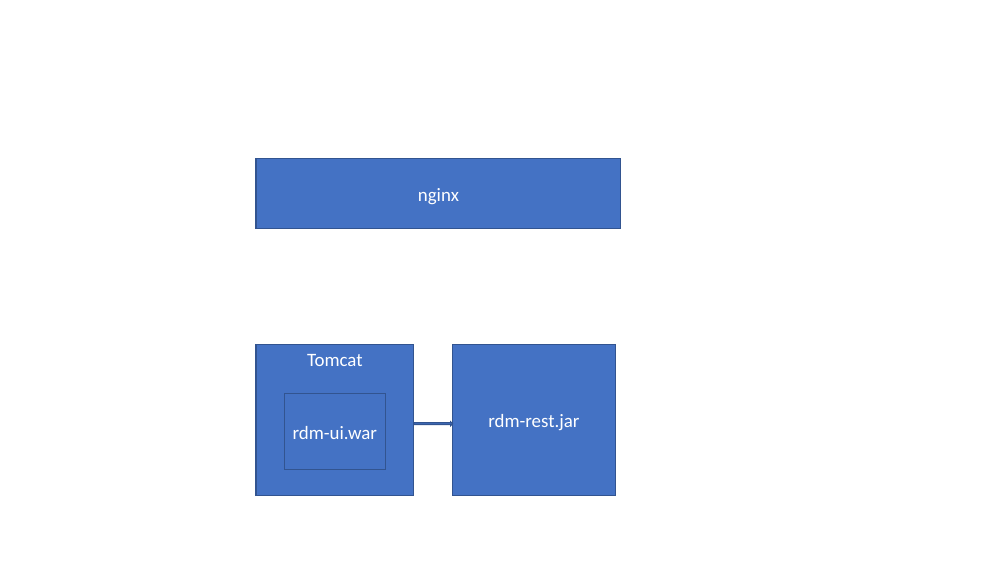
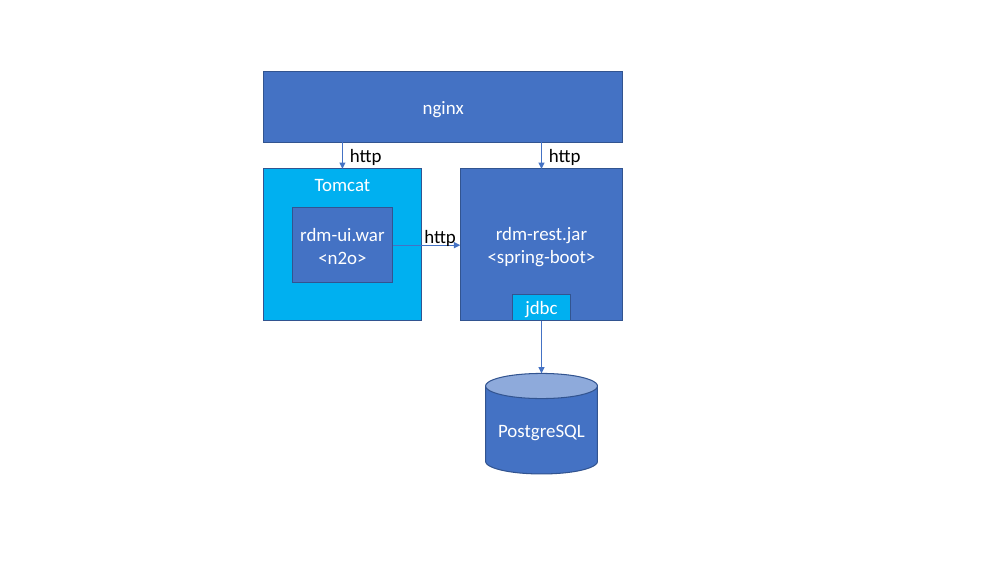
Before and after one commit to i-novus-llc/rdm, a slide deck: slide 2 of rdm-docs/rdm.pptx. Drawn at 1008x567 pixels with LibreOffice and Linux fonts; fonts in the diff are those of the drawing. Boxes give left, top, right and bottom in pixels: in the first picture for what was removed or moved away, otherwise in the second. Text is boxed around its words. In the diff, an @@ line names an element or a change of style, - is before the commit and + after.

```diff
--- a/rdm-docs/rdm.pptx
+++ b/rdm-docs/rdm.pptx
@@ rectangle "nginx": place and size @@
-rectangle "nginx" at <box>256,158,622,228</box>
+rectangle "nginx" at <box>264,72,623,142</box>
@@ arrow added from (343, 142) to (343, 169), #4472C4 0.5 pt @@
@@ text added at <box>350,149,382,165</box>, 18 pt, text #000000 @@
+http
@@ arrow added from (541, 142) to (541, 169), #4472C4 0.5 pt @@
@@ text added at <box>549,149,581,165</box>, 18 pt, text #000000 @@
+http
@@ rectangle "Tomcat": place and size @@
-rectangle "Tomcat" at <box>256,344,414,496</box>
+rectangle "Tomcat" at <box>264,169,422,321</box>
@@ rectangle "Tomcat" at <box>264,169,422,321</box>: fill #4472C4 to #00B0F0 @@
@@ rectangle "rdm-rest.jar": place and size @@
-rectangle "rdm-rest.jar" at <box>453,344,616,496</box>
+rectangle "rdm-rest.jar" at <box>461,169,623,321</box>
@@ rectangle "rdm-ui.war": place and size @@
-rectangle "rdm-ui.war" at <box>285,394,386,470</box>
+rectangle "rdm-ui.war" at <box>293,207,393,283</box>
@@ text added at <box>424,230,456,248</box>, 18 pt, text #000000 @@
+http
@@ text in rectangle at <box>318,251,366,264</box>: paragraph added @@
+<n2o>
@@ arrow added from (393, 245) to (461, 245), #4472C4 0.5 pt @@
@@ text in rectangle at <box>488,250,596,266</box>: paragraph added @@
+<spring-boot>
@@ rectangle added at <box>513,294,571,321</box>, fill #00B0F0, outline #325491 1 pt, 18 pt, text #FFFFFF @@
+jdbc
@@ arrow added from (541, 321) to (541, 374), #4472C4 0.5 pt @@
@@ cylinder added at <box>485,374,597,474</box>, fill #4472C4, outline #325491 1 pt, 18 pt, text #FFFFFF @@
+PostgreSQL
@@ right arrow removed at <box>414,422,452,426</box> @@
```
Also in this commit, not shown: 1 other file.
